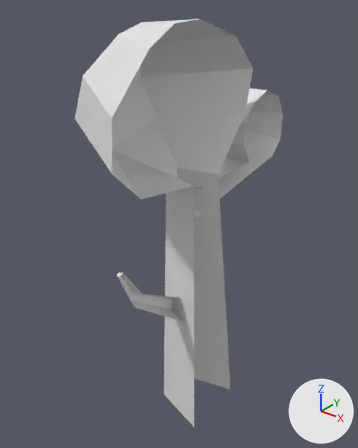
Two versions of the FBX model Proyecto2/Assets/Prefabs/AssetDelNivel/Arbol12.fbx, one commit apart.
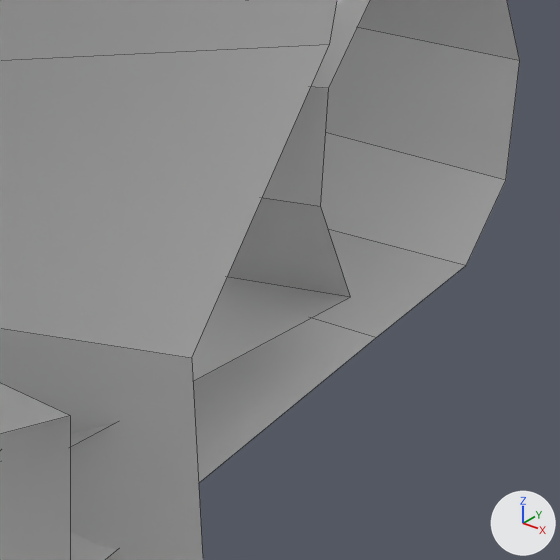
There are two pictures of each version: one whole from a 50 mm lens placed at (4.97, -6.79, 8.28), pointed at (-0.34, -0.15, 4.16), one close up on the part from 50% to 81% of the width and 23% to 48% of the height. Arrows for +X, +Y and +Z are at lower right; the lights stay in place. The close-ups show mesh edges as thin lines. Where no turn or scale is listed for an object, it has been applied to the vertices.
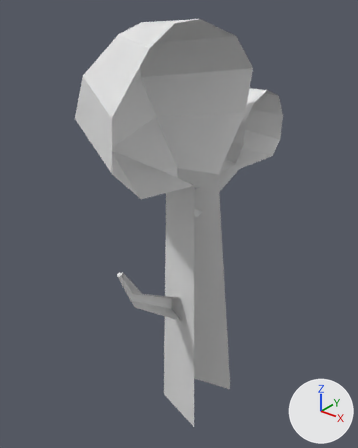
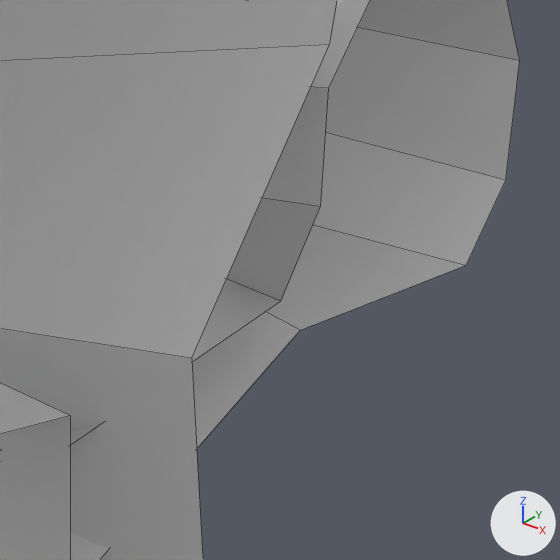
Scene script edits in JSON lines:
```json
{"block": "me_plane_008", "where": "me_plane_008.from_pydata(...)  # 62 vertices, 40 faces; spans x -1.16..0.55, y -2.61..2.02, z -4.84..3.04"}
{"block": "me_plane_008", "where": "# used by ob_plane_004; location = (0.0, 0.0, 4.789)"}
{"block": "me_plane_008", "change": "me_plane_008 part 1"}
{"op": "set", "path": "me_plane_008.vertices[0].co", "old": "(0.52, 0.86, 0.52)", "new": "(0.25, 0.83, 0.45)", "note": "pixel (350, 297) -> pixel (280, 301)"}
{"op": "set", "path": "me_plane_008.vertices[2].co", "old": "(0.52, 1.07, 0.3)", "new": "(0.25, 0.98, 0.3)", "note": "pixel (376, 337) -> pixel (300, 330)"}
```

Location of each change, [x1, y1, x2, y2] in pixels of the close-ups (560 x 560 px; the box of a moved part takes in the faces that stretch with it):
```json
{"part": 1, "of": "me_plane_008", "change": "moved or reshaped", "before": [70, 197, 466, 560], "after": [70, 197, 466, 560]}
```
